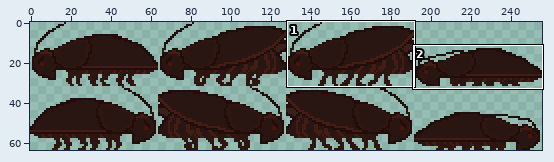
One commit to this sprite sheet: games/BelowTheSurface/Resources/images/Roach.png. The first picture is a wide view before the edit; the outline marks the close-up.
Close-up. The starting point:
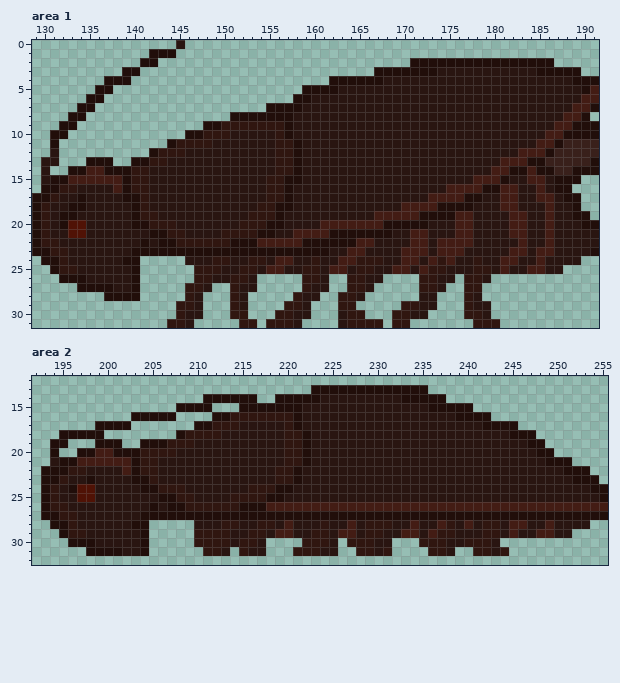
The file is 256x64 pixels. Colours within 5 levels of each other are drawn and written as one. Shown: area 1: x 129..191, y 0..31; area 2: x 192..255, y 12..32. The commit also changed other parts of the picture, which this record leaves out.
The result:
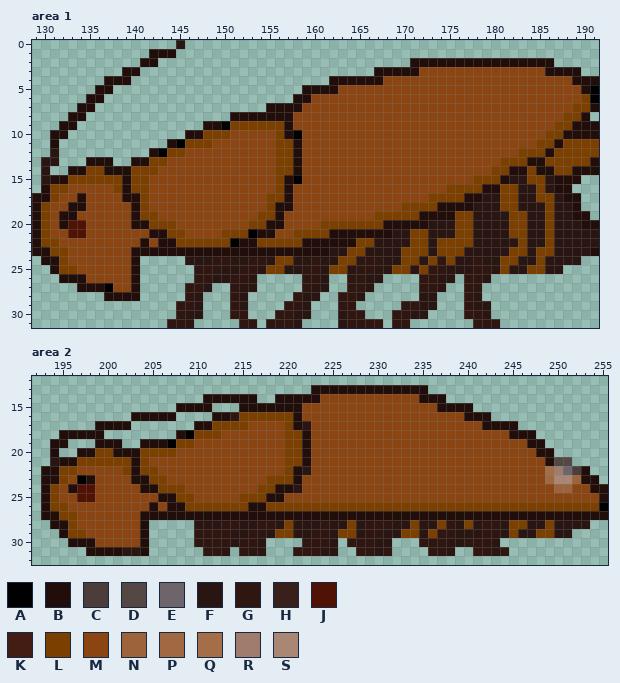
Palette (. is transparent): A #000000  B #210e0a  C #4c3d3a  D #544744  E #6e656a  F #291511  G #301610  H #39201b  J #501205  K #431c14  L #7b3f00  M #8b4513  N #9d643b  P #a06942  Q #a36e48  R #9f7c6b  S #aa8774
Difference:
Changed rows in their new state; - is an unchanged pixel.
Area 1:
first column x 130:
 3 ------------------------------------------MMMMMMMMMMMMMM------
 4 --------------------------------------MMMMMMMMMMMMMMMMMMMMM---
 5 ---------------------------------MMMMMMMMMMMMMMMMMMMMMMMMMMM-A
 6 ------------------------------MMMMMMMMMMMMMMMMMMMMMMMMMMMMMMLA
 7 -----------------------------MMMMMMMMMMMMMMMMMMMMMMMMMMMMMMLL-
 8 ----------------------------MMMMMMMMMMMMMMMMMMMMMMMMMMMMMMLL--
 9 --------------------ALLLLLL-MMMMMMMMMMMMMMMMMMMMMMMMMMMMMLL---
10 ------------------LLLMMMMML-AMMMMMMMMMMMMMMMMMMMMMMMMMMMLL----
11 ---------------ALLLMMMMMMMLL-MMMMMMMMMMMMMMMMMMMMMMMMMMLL-LLLL
12 -------------ALLMMMMMMMMMMLL-MMMMMMMMMMMMMMMMMMMMMMMMLLL-LLLLL
13 ------------LLMMMMMMMMMMMMLL-MMMMMMMMMMMMMMMMMMMMMMLLL--LLLLL-
14 -----LL---LLLMMMMMMMMMMMMMLL-MMMMMMMMMMMMMMMMMMMMMLL--L--LL---
15 ---LLLLLL-LLMMMMMMMMMMMMMML-AMMMMMMMMMMMMMMMMMMMLLL---LL------
16 -LLMMMMML-LLMMMMMMMMMMMMMML-MMMMMMMMMMMMMMMMMLLLL--LL--L------
17 -LMM-MMMM--LMMMMMMMMMMMMMLL-MMMMMMMMMMMMMMMLLLL----LL--LL-----
18 LMM--MMMMM-LMMMMMMMMMMMMML--MMMMMMMMMMMMLLLL-------LL---L-----
19 LM--MMMMMM-LLMMMMMMMMMMMLL-MMMMMMMMMMLLLLL----LL----LL--L-----
20 LM---MMMMM--LLLMMMMMMMMLL--MMMMLLLLLLL--------LL----LL--L-----
21 LMM--MMMMMMM--LLMMMMLLLA--MMLLLL---------LL---LL----LL--L-----
22 LLMMMMMMMMM-M--LLLLLLA--LLLLL------LL----LL-LLLL-----L--L-----
23 -LLMMMMMMM------------------------LL----LLL-LLL-----LL-LL-----
24 --LMMMMMMM----------------LL-----LL-----LL-L-L-----LL--L------
25 --LLMMMMMM---------------LL-----LL-----LL-L--------L--LL------
26 -----MMMMM----------------------------------------------------
27 -------AMM----------------------------------------------------
Area 2:
first column x 194:
14 ------------------------------MMMMMMMMMMM---------------------
15 ----------------------------MMMMMMMMMMMMMMM-------------------
16 ---------------------LLLLLL-MMMMMMMMMMMMMMMMMM----------------
17 ------------------LLLLMMMML--MMMMMMMMMMMMMMMMMMM--------------
18 ---------------ALLLMMMMMMMLL-MMMMMMMMMMMMMMMMMMMMMM-----------
19 -------------ALLMMMMMMMMMMLL-MMMMMMMMMMMMMMMMMMMMMMMM---------
20 -----LL---LLLLMMMMMMMMMMMMLL-MMMMMMMMMMMMMMMMMMMMMMMMM--------
21 ---LLLLLL-LMMMMMMMMMMMMMMMLL-MMMMMMMMMMMMMMMMMMMMMMMMMM-DD----
22 -LLMMMMML-LLMMMMMMMMMMMMMML--MMMMMMMMMMMMMMMMMMMMMMMMMMQREC---
23 -LMA-MMMM--LLMMMMMMMMMMMLLL-MMMMMMMMMMMMMMMMMMMMMMMMMMMPSSN---
24 LM---MMMMM--LLLMMMMMMMMLL---MMMMMMMMMMMMMMMMMMMMMMMMMMMMNNMM--
25 LMM--MMMMMMM--LLMMMMMLLL--MMMMMMMMMMMMMMMMMMMMMMMMMMMMMMMMMMM-
26 LLMMMMMMMMM-M--LLLLLLL--LLLLLLLLLLLLLLLLLLLLLLLLLLLLLLLLLLLLLA
27 -LLMMMMMMM----------------------------------------------------
28 --LMMMMMMM----------------L------L------L--L--L----LL--L------
29 --LLMMMMMM---------------LL-----LL-----LL-L--------L--LL------
30 -----MMMMM----------------------------------------------------
Where, in picture pixels (left, top, right, bottom), the same in both close-ups:
changed: (41, 67, 599, 292)
changed: (50, 394, 608, 547)
